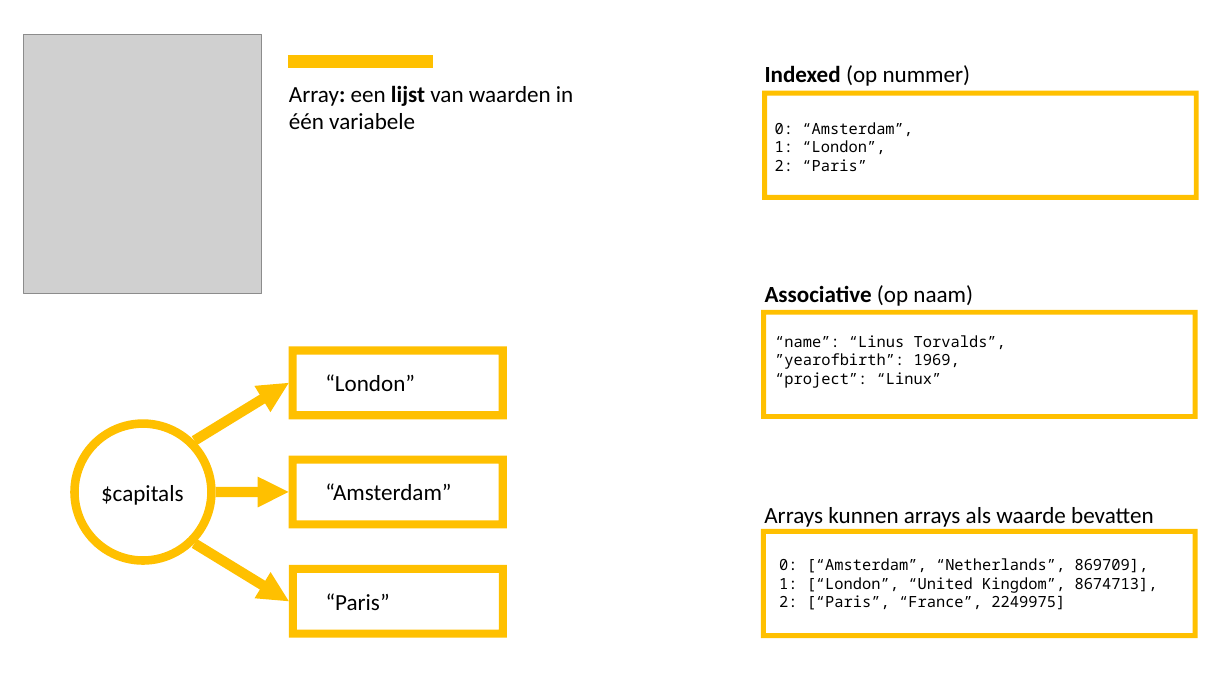
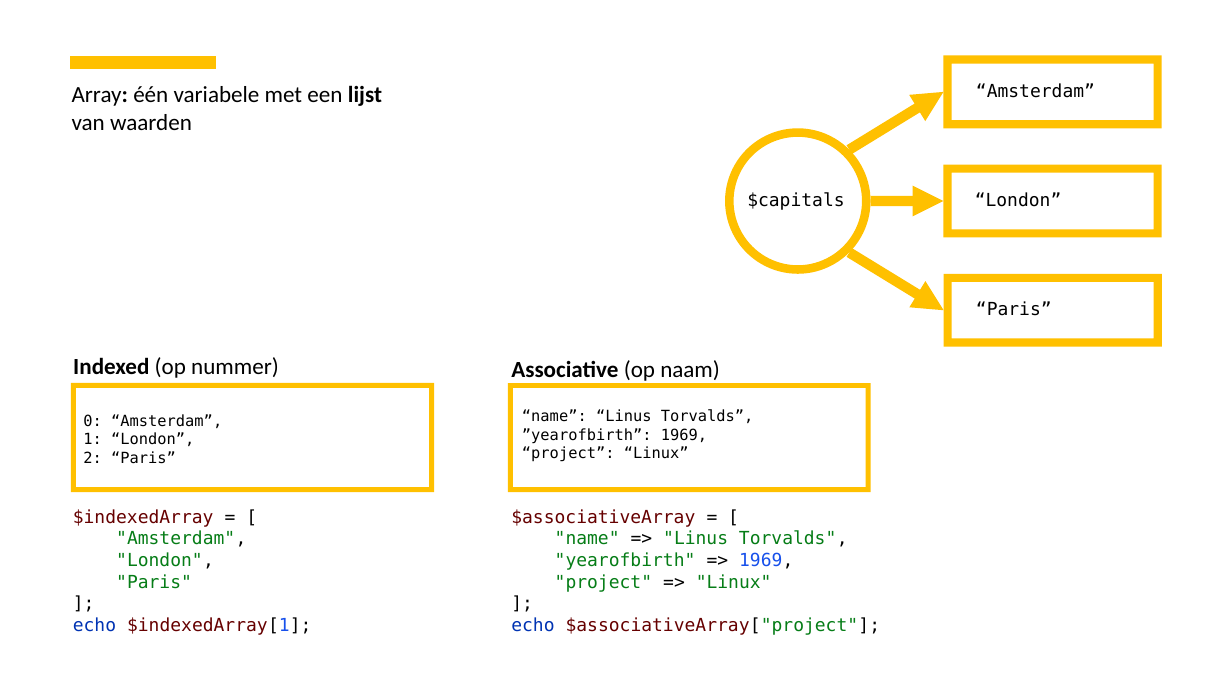
Before and after one commit to jkossen/onwijs, a slide deck: slide 2 of content/programmeren/php-basis-array/php-basis-array.pptx (slide 1 before the commit). Drawn at 1232x693 pixels with LibreOffice and Linux fonts; fonts in the diff are those of the drawing; grey boxes stand for pictures. Boxes give left, top, right and bottom in pixels: in the first picture for what was removed or moved away, otherwise in the second. Text is boxed around its words. In the diff, an @@ line names an element or a change of style, - is before the commit and + after.

Commit message:
Improved array slides

```diff
--- a/content/programmeren/php-basis-array/php-basis-array.pptx
+++ b/content/programmeren/php-basis-array/php-basis-array.pptx
@@ picture removed at (24, 34, 262, 294) @@
@@ line moved from (288, 62) - (433, 62) to (70, 63) - (216, 63) @@
@@ text at (72, 85, 382, 130): text changed @@
-Array: een lijst van waarden in één variabele
+Array: één variabele met een lijst van waarden
@@ size 18 to 14 pt, font Calibri to DejaVu Sans Mono in 4 elements at (747, 192, 844, 210), (976, 301, 1052, 316), (975, 192, 1062, 207), (976, 83, 1095, 98) @@
@@ text "“Amsterdam”": place and size @@
-text "“Amsterdam”" at (325, 483, 451, 500)
+text "“Amsterdam”" at (976, 83, 1095, 98)
@@ text "$capitals": place and size @@
-text "$capitals" at (101, 485, 184, 505)
+text "$capitals" at (747, 192, 844, 210)
@@ 3 frames, 3 arrows, 1 donut: place and size @@
-3 frames, 3 arrows, 1 donut at (70, 347, 507, 638)
+3 frames, 3 arrows, 1 donut at (726, 55, 1162, 347)
@@ text "“London”": place and size @@
-text "“London”" at (325, 374, 415, 391)
+text "“London”" at (975, 192, 1062, 207)
@@ text "“Paris”": place and size @@
-text "“Paris”" at (326, 593, 390, 610)
+text "“Paris”" at (976, 301, 1052, 316)
@@ text "Indexed (op nummer)": place and size @@
-text "Indexed (op nummer)" at (765, 65, 971, 86)
+text "Indexed (op nummer)" at (73, 357, 279, 378)
@@ text "Associative (op naam)": place and size @@
-text "Associative (op naam)" at (765, 285, 973, 306)
+text "Associative (op naam)" at (511, 360, 720, 381)
@@ frame: place and size @@
-frame at (762, 91, 1199, 200)
+frame at (71, 383, 434, 492)
@@ frame: place and size @@
-frame at (762, 310, 1198, 419)
+frame at (508, 384, 871, 493)
@@ text "0: “Amsterdam”,": place and size @@
-text "0: “Amsterdam”," at (775, 122, 913, 171)
+text "0: “Amsterdam”," at (83, 414, 222, 464)
@@ text "0: “Amsterdam”," at (83, 414, 222, 464): font Noto Sans Mono to DejaVu Sans Mono @@
@@ text "“name”: “Linus Torvalds”," at (522, 409, 754, 462): font Noto Sans Mono to DejaVu Sans Mono @@
@@ text "“name”: “Linus Torvalds”,": place and size @@
-text "“name”: “Linus Torvalds”," at (775, 335, 1006, 388)
+text "“name”: “Linus Torvalds”," at (522, 409, 754, 462)
@@ text added at (73, 509, 311, 635), 14 pt, text #660000 @@
+$indexedArray = [
+"Amsterdam",
+"London",
+"Paris"
+];
+echo $indexedArray[1];
@@ text added at (511, 509, 881, 635), 14 pt, text #067D17 @@
+$associativeArray = [
+"name" => "Linus Torvalds",
+"yearofbirth" => 1969,
+"project" => "Linux"
+];
+echo $associativeArray["project"];
@@ text removed at (764, 507, 1153, 527) @@
-Arrays kunnen arrays als waarde bevatten
@@ frame removed at (762, 530, 1199, 639) @@
@@ text removed at (779, 558, 1158, 610) @@
-0: [“Amsterdam”, “Netherlands”, 869709],
-1: [“London”, “United Kingdom”, 8674713],
-2: [“Paris”, “France”, 2249975]
```
Also in this commit, not shown: 1 slide added, 5 other files.
